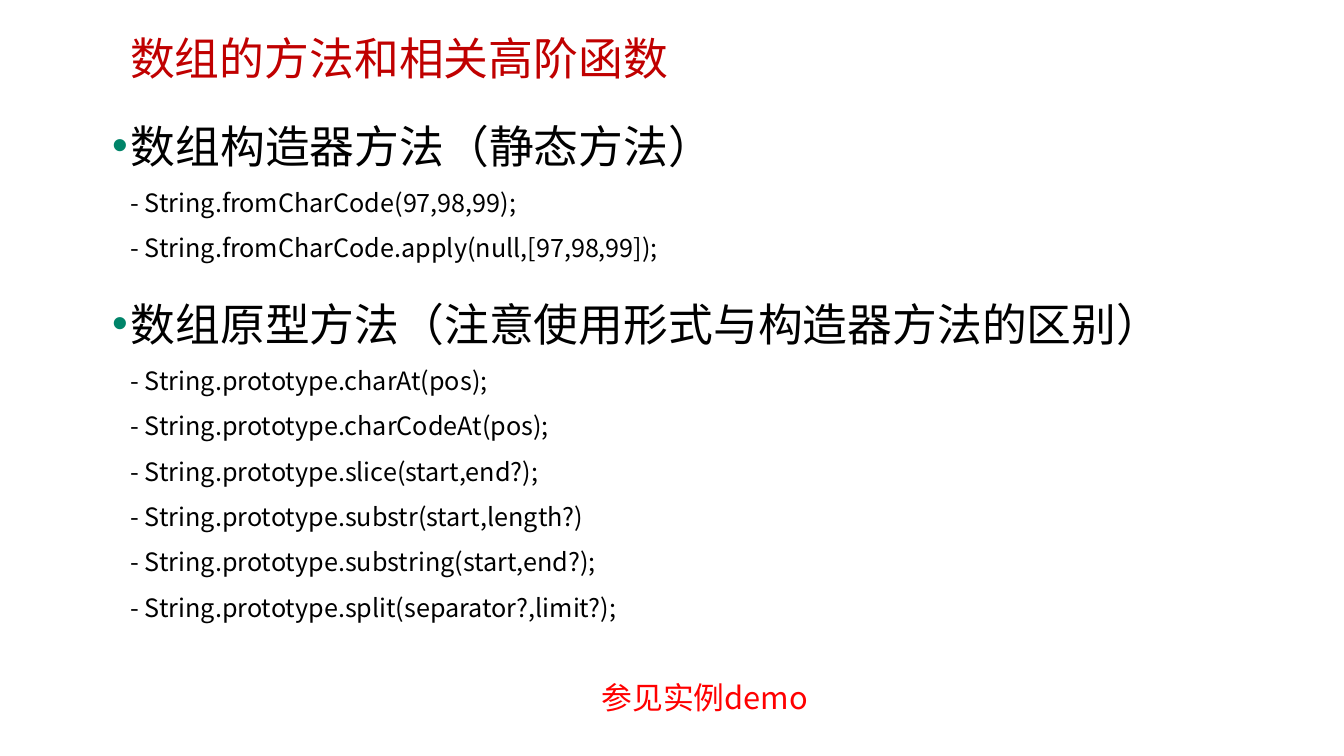
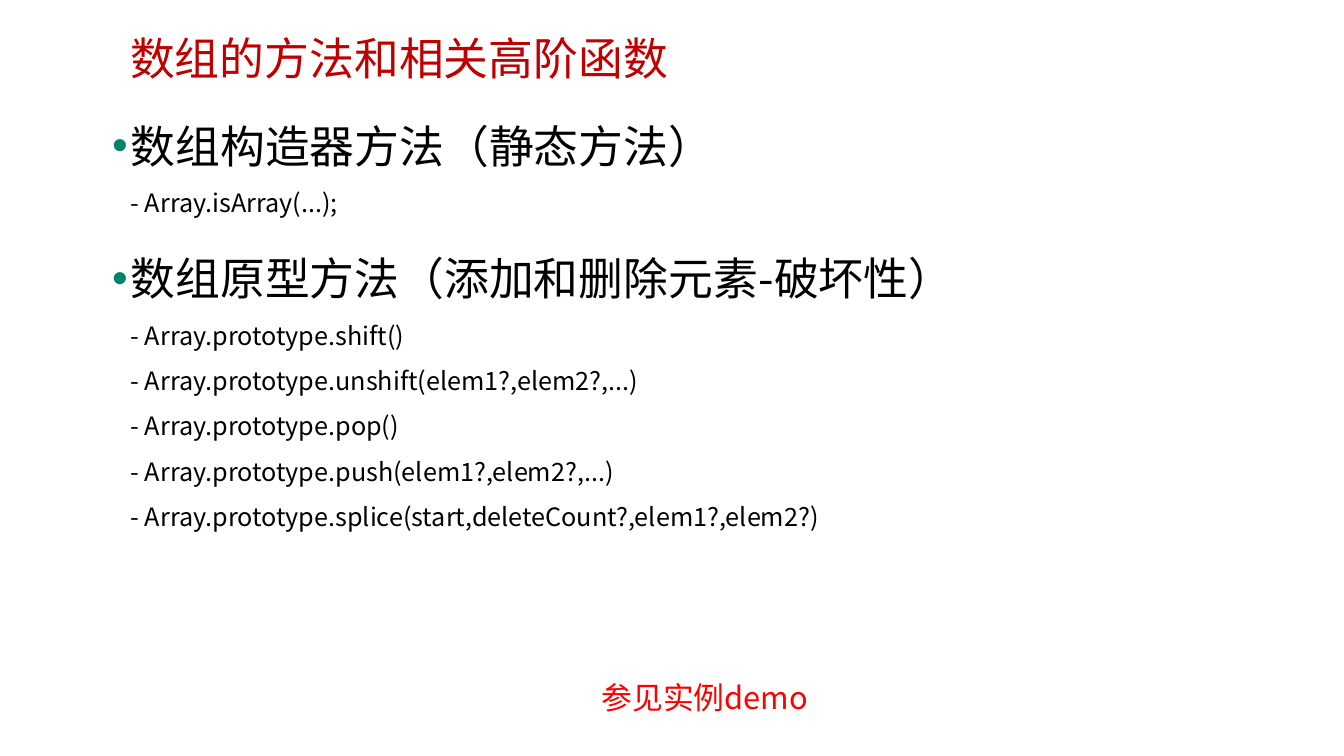
Before and after one commit to edu2act/course-javascript-advanced, a slide deck: slide 11 of 课程PPT/09.JavaScript标准内置对象-构造器（Array、Date、Error等）.pptx (slide 12 before the commit). Drawn at 1344x756 pixels with LibreOffice and Linux fonts; fonts in the diff are those of the drawing; background and template pictures are left out. Boxes give left, top, right and bottom in pixels: in the first picture for what was removed or moved away, otherwise in the second. Text is boxed around its words. In the diff, an @@ line names an element or a change of style, - is before the commit and + after.

```diff
--- a/课程PPT/09.JavaScript标准内置对象-构造器（Array、Date、Error等）.pptx
+++ b/课程PPT/09.JavaScript标准内置对象-构造器（Array、Date、Error等）.pptx
@@ text at <box>131,124,954,532</box>: text changed @@
-• 数组构造器方法（静态方法）
-  - String.fromCharCode(97,98,99);
-  - String.fromCharCode.apply(null,[97,98,99]);
-• 数组原型方法（注意使用形式与构造器方法的区别）
-  - String.prototype.charAt(pos);
-  - String.prototype.charCodeAt(pos);
-  - String.prototype.slice(start,end?);
-  - String.prototype.substr(start,length?)
-  - String.prototype.substring(start,end?);
-  - String.prototype.split(separator?,limit?);
+• 数组构造器方法（静态方法）
+  - Array.isArray(...);
+• 数组原型方法（添加和删除元素-破坏性）
+  - Array.prototype.shift()
+  - Array.prototype.unshift(elem1?,elem2?,...)
+  - Array.prototype.pop()
+  - Array.prototype.push(elem1?,elem2?,...)
+  - Array.prototype.splice(start,deleteCount?,elem1?,elem2?)
```
Also in this commit, not shown: 5 other slides changed, 1 slide added, 18 other files.
